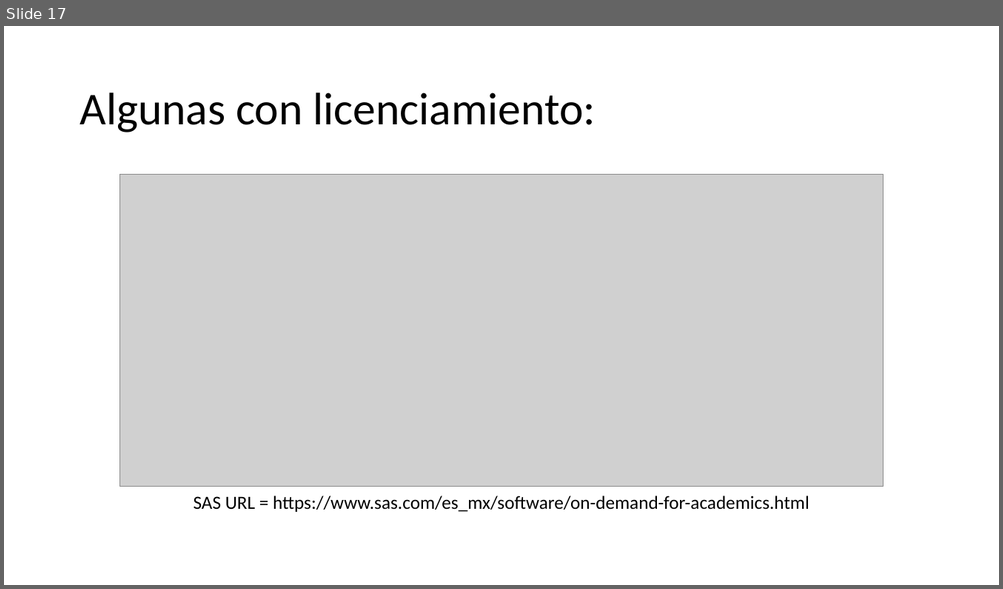
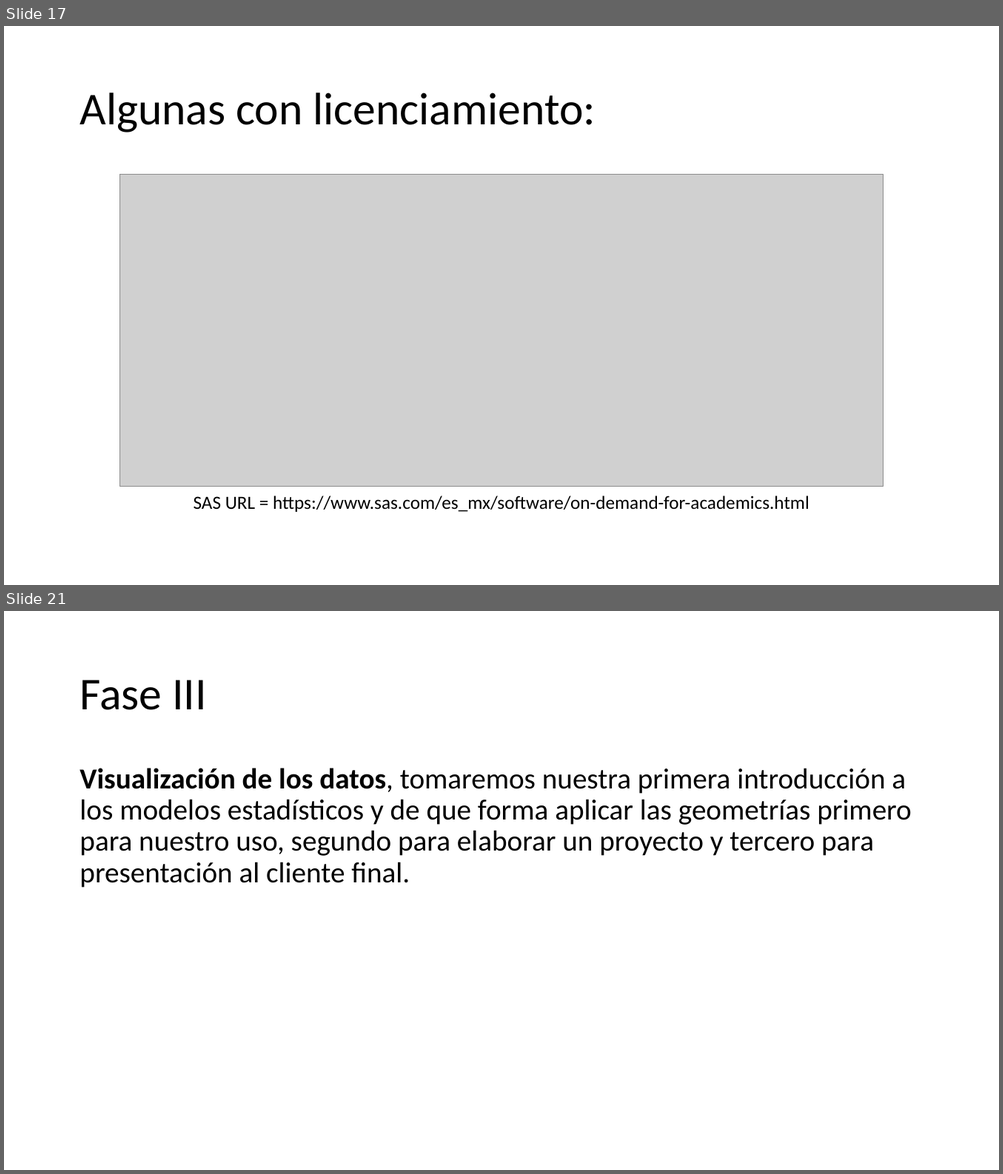
Before and after one commit to wparedesgt/RBasico, a slide deck: presentaciones/S01-New/00_Inicio.pptx. Shown one above the other, each under a label of ours: slide 17 before the commit, slides 17 and 21 after it; the slides between them are not shown. The pictures are 1003x589 and 1003x1174 pixels, drawn with LibreOffice and Linux fonts; fonts in the diff are those of the drawing; grey boxes stand for pictures; background and template pictures are left out. Boxes give left, top, right and bottom in pixels: in the first picture for what was removed or moved away, otherwise in the second. Text is boxed around its words. In the diff, an @@ line names an element or a change of style, - is before the commit and + after.

Commit message:
Actualizacion en intro.

```diff
--- a/presentaciones/S01-New/00_Inicio.pptx
+++ b/presentaciones/S01-New/00_Inicio.pptx
@@ slide 21 added at box(4, 611, 999, 1170), background picture (left out) @@
@@ title added at box(79, 680, 206, 710), 44 pt, text #000000 @@
+Fase III
@@ text added at box(79, 768, 911, 888), 28 pt, text #000000 @@
+Visualización de los datos, tomaremos nuestra primera introducción a los modelos estadísticos y de que forma aplicar las geometrías primero para nuestro uso, segundo para elaborar un proyecto y tercero para presentación al cliente final.
```
Also in this commit, not shown: 1 slide changed, 5 other slides added, 2 other files.
